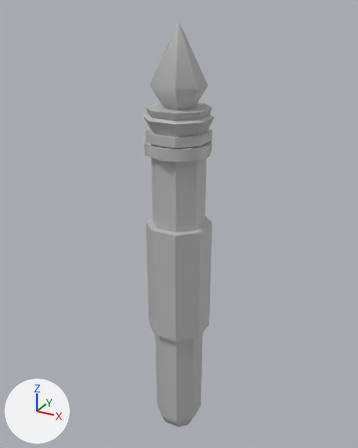
Two versions of the FBX model Project/RogueLike-SmoothBrain/Assets/SampleSceneAssets/Art/Meshs/ITEMS/MESH_HealPotion.fbx, one commit apart.
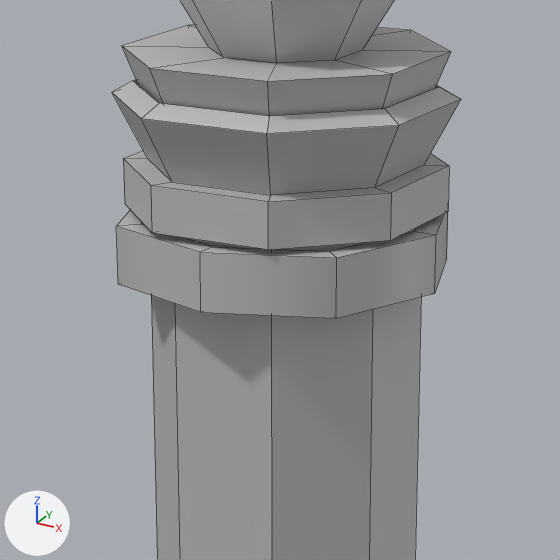
Each version appears first whole from a 50 mm camera at (0.00256, -0.00464, 0.00528) aimed at (-0.00007, 0.00012, 0.0029), and next in a close-up on the part from 34% to 66% of the width and 22% to 47% of the height. The lights are fixed; the arrows at lower left show +X, +Y and +Z. The close-ups show mesh edges as thin lines. Where no turn or scale is listed for an object, it has been applied to the vertices.

Objects in the first close-up: 'MESH_HealPotion'.
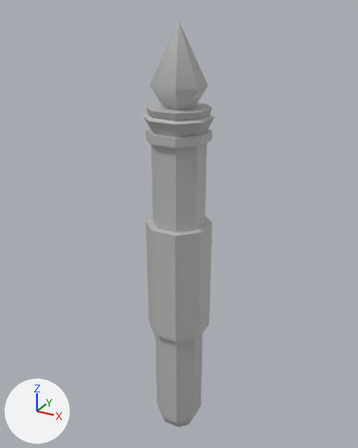
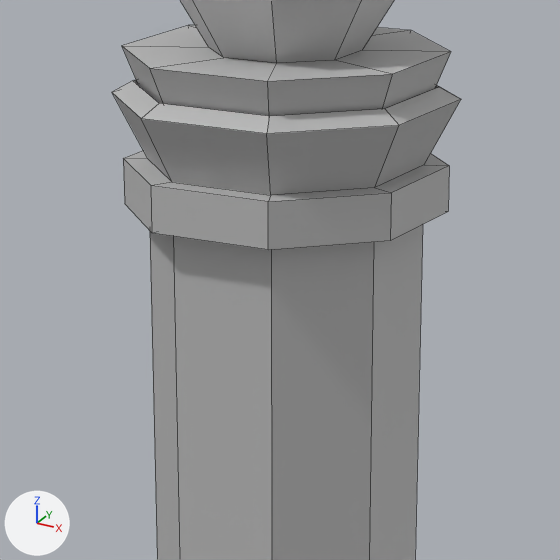
The change in detail:
me_mesh has 166 vertices, 161 faces and spans x -0.00037..0.00037, y -0.00037..0.00037, z 0.0..0.00515.
me_mesh is used by ob_mesh_healpotion; location (0.0, 0.0, 0.0).
me_mesh part 1: the loose piece of 32 vertices spanning x -0.00037..0.00037, y -0.00037..0.00037, z 0.00381..0.00394 is deleted.

Where the change shows, as pixel boxes [x1, y1, x2, y2] in the close-ups (560 x 560 px):
part 1 of me_mesh, deleted
    before: [116, 210, 448, 318]
